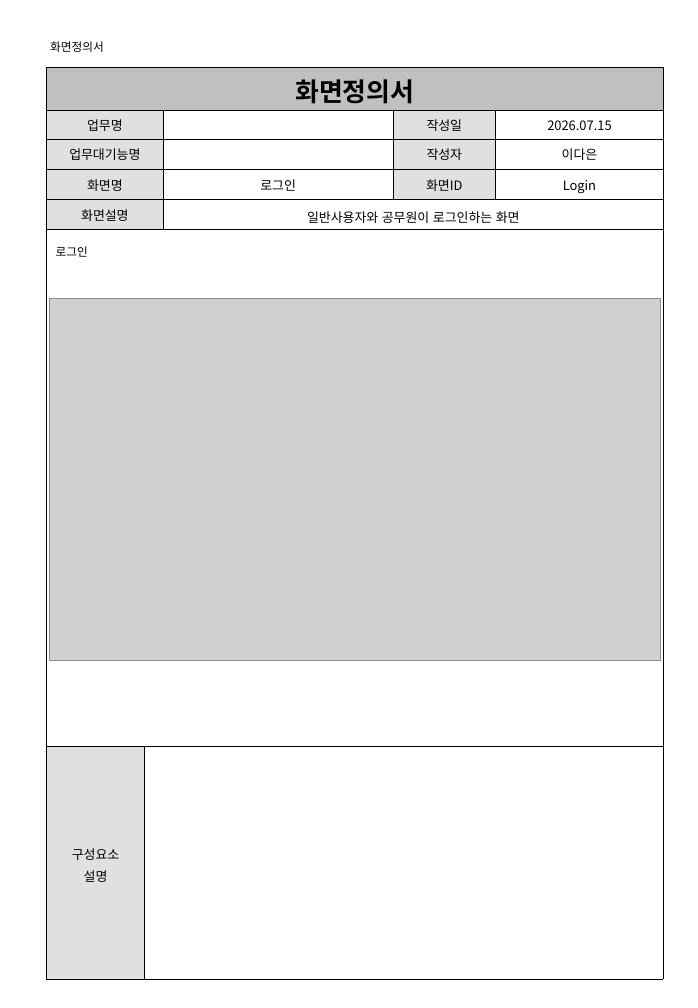
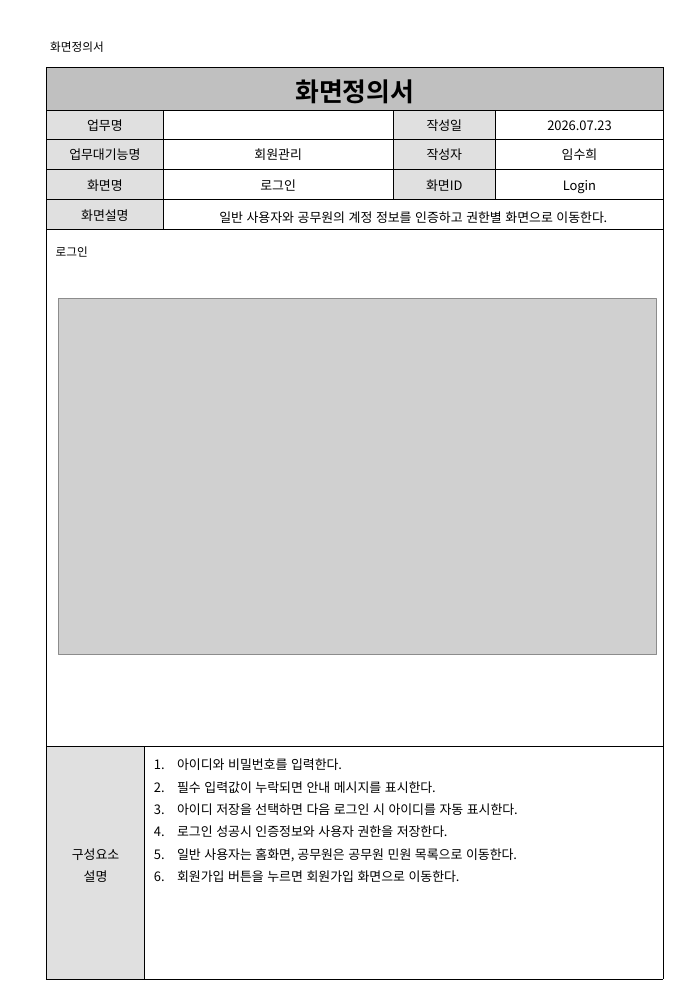
Before and after one commit to shintra0070-commits/PROJECT, a slide deck: slide 3 of 민원 업무 자동화 플랫폼/PROJECT/산출물/03_화면정의서.ppt (slide 5 before the commit). Drawn at 698x1008 pixels with LibreOffice and Linux fonts; fonts in the diff are those of the drawing; grey boxes stand for pictures. Boxes give left, top, right and bottom in pixels: in the first picture for what was removed or moved away, otherwise in the second. Text is boxed around its words. In the diff, an @@ line names an element or a change of style, - is before the commit and + after.

Commit message:
민원 업무 자동화 플랫폼

```diff
--- a/민원 업무 자동화 플랫폼/PROJECT/산출물/03_화면정의서.ppt
+++ b/민원 업무 자동화 플랫폼/PROJECT/산출물/03_화면정의서.ppt
@@ table at bbox=[47, 67, 664, 979] @@
-row 2, column 5: 2026.07.15
+row 2, column 5: 2026.07.23
-row 3, column 3: 
+row 3, column 3: 회원관리
-row 3, column 5: 이다은
+row 3, column 5: 임수희
-row 5, column 3: 일반사용자와 공무원이 로그인하는 화면
+row 5, column 3: 일반 사용자와 공무원의 계정 정보를 인증하고 권한별 화면으로 이동한다.
-row 7, column 2: 
+row 7, column 2: 아이디와 비밀번호를 입력한다. / 필수 입력값이 누락되면 안내 메시지를 표시한다. / 아이디 저장을 선택하면 다음 로그인 시 아이디를 자동 표시한다. / 로그인 성공시 인증정보와 사용자 권한을 저장한다. / 일반 사용자는 홈화면, 공무원은 공무원 민원 목록으로 이동한다. / 회원가입 버튼을 누르면 회원가입 화면으로 이동한다.
@@ picture: place and size @@
-picture at bbox=[49, 299, 660, 660]
+picture at bbox=[59, 299, 657, 654]
```
Also in this commit, not shown: 17 other slides changed, 2 slides added, 7 slides removed.
